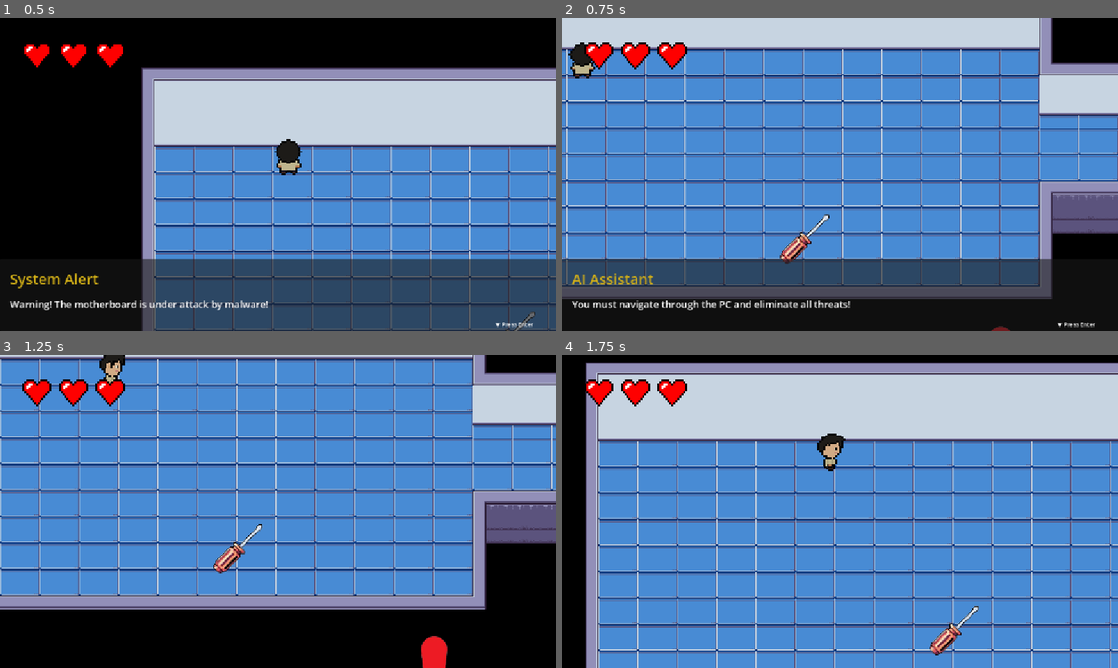
Above: before the commit, frames 1-4 (two rows, left to right).
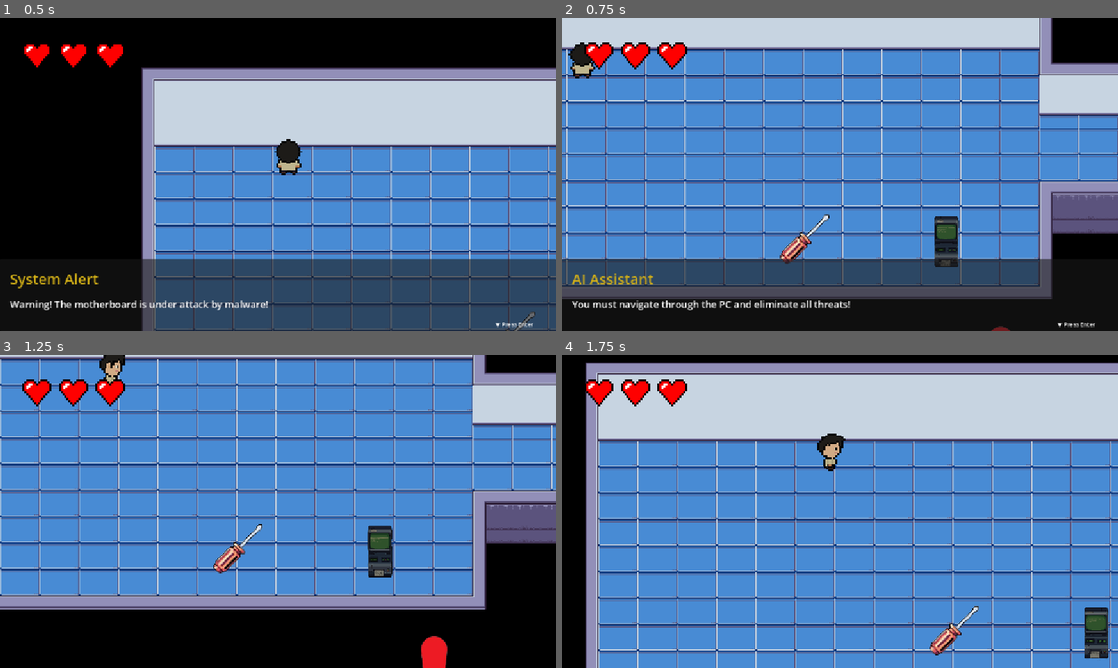
Above: after the commit, the same moments.

Repository: Toto-Iji/PixelRigSupaGodot
Game: Godot game, scene res://scenes/game/world.tscn
Same seed, same stepped clock (60 frames per second), same inputs: the game is played once before the commit and once after it. This scene is started directly instead of the project's main scene. The engine's default icon, where the game draws it, is replaced by a stand-in: a white triangle on a blue panel in a dark square.
Inputs (mouse positions are in pixels of both pictures, inside the frame that each line leads up to):
- Up to frame 1 (0.5 s): no input
- Up to frame 2 (0.75 s): tap Enter (ui_accept) at 0.5 s; move the mouse to (962, 158) at 0.52 s; hold D (Right) from 0.53 s (still down); hold E (Interact) from 0.53 s (still down); click (962, 158) at 0.67 s
- Up to frame 3 (1.25 s): keep holding D (Right); keep holding E (Interact); tap Enter (ui_accept) at 0.77, 0.8, 1.07 s
- Up to frame 4 (1.75 s): release D (Right) at 1.25 s; release E (Interact) at 1.25 s; drag from (728, 527) to (795, 442) at 1.27 s

Frame 1 is identical in both runs. In frame 2, 0.7% of the frame differs, in the area x 67-72%, y 63-80%; in frame 3, 0.7%, in the area x 66-71%, y 54-72%; in frame 4, 0.7%.

Commit message:
new commit

Diff:
--- /dev/null
+++ b/logintest/mission_terminal.gd
@@ -0,0 +1,88 @@
+extends StaticBody2D
+
+@onready var ui_layer = $TerminalUI
+
+# 🔗 Drag the SlidingDoor here (The Terminal unlocks the door now)
+@export var linked_door: Node2D
+
+var is_active: bool = false # NPC turns this true
+var is_ui_open: bool = false
+var has_unlocked_door: bool = false
+var player_ref = null
+
+func _ready():
+	if ui_layer:
+		ui_layer.visible = false
+
+	# Optional: Start dark or "Off" color
+	modulate = Color(0.5, 0.5, 0.5)
+
+# Called by the NPC when dialogue finishes
+func activate_terminal():
+	print("🔌 Terminal is now ONLINE")
+	is_active = true
+	modulate = Color(1, 1, 1) # Light up to show it's active
+
+# Called by Player.gd
+func interact():
+	if not is_active:
+		print("🚫 Terminal is Offline. Talk to the NPC first.")
+		# Optional: Add a tiny popup saying "System Offline"
+		return
+
+	if is_ui_open:
+		return
+
+	_open_ui()
+
+func _open_ui():
+	print("🖥️ Opening Mission Interface")
+	is_ui_open = true
+	if ui_layer:
+		ui_layer.visible = true
+
+	# Freeze Player
+	player_ref = get_tree().get_first_node_in_group("player")
+	if not player_ref:
+		player_ref = get_tree().get_first_node_in_group("Player")
+
+	if player_ref:
+		player_ref.can_move = false
+		player_ref.can_shoot = false
+		player_ref.velocity = Vector2.ZERO
+
+func _close_ui():
+	print("❌ Closing Mission Interface")
+	is_ui_open = false
+	if ui_layer:
+		ui_layer.visible = false
+
+	# Unfreeze Player
+	if player_ref:
+		player_ref.can_move = true
+		player_ref.can_shoot = true
+
+	# UNLOCK THE DOOR (Only do this once)
+	if not has_unlocked_door:
+		_unlock_door_sequence()
+
+func _unlock_door_sequence():
+	has_unlocked_door = true
+	if linked_door and linked_door.has_method("unlock_door"):
+		print("🔓 Terminal unlocking door...")
+		linked_door.unlock_door()
+
+		# Check if player is standing at the door
+		if linked_door.has_method("_on_area_body_entered") and player_ref:
+			var door_area = linked_door.get_node_or_null("Area2D")
+			if door_area and door_area.overlaps_body(player_ref):
+				linked_door._open_door()
+	else:
+		print("⚠️ Terminal not connected to door!")
+
+func _input(event):
+	if is_ui_open:
+		# Close on Interact or Escape/Enter
+		if event.is_action_pressed("Interact") or event.is_action_pressed("ui_accept") or event.is_action_pressed("ui_cancel"):
+			get_viewport().set_input_as_handled()
+			_close_ui()
--- a/logintest/scenes/computer_npc.tscn
+++ b/logintest/scenes/computer_npc.tscn
@@ -1,11 +1,12 @@
-[gd_scene load_steps=5 format=3 uid="uid://bylm5ooavv1"]
+[gd_scene load_steps=6 format=3 uid="uid://bylm5ooavv1"]
 
 [ext_resource type="Script" uid="uid://by6ewl5yeeeuo" path="res://scripts/computer_npc.gd" id="1_lyfn0"]
 [ext_resource type="Texture2D" uid="uid://byx6yhfs8uvk2" path="res://assets/download-removebg-preview (1).png" id="2_uw5nw"]
 [ext_resource type="PackedScene" uid="uid://c8n6rp60wn0vv" path="res://scenes/dialogue_layer.tscn" id="3_lj3sr"]
+[ext_resource type="Texture2D" uid="uid://bjbdcx5v4hj33" path="res://assets/controls.png" id="4_uw5nw"]
 
 [sub_resource type="RectangleShape2D" id="RectangleShape2D_opiqg"]
-size = Vector2(36, 66)
+size = Vector2(48, 42)
 
 [node name="ComputerNPC" type="StaticBody2D"]
 script = ExtResource("1_lyfn0")
@@ -20,3 +21,29 @@
 shape = SubResource("RectangleShape2D_opiqg")
 
 [node name="DialogueLayer" parent="." instance=ExtResource("3_lj3sr")]
+
+[node name="ControlsLayer" type="CanvasLayer" parent="."]
+visible = false
+
+[node name="ColorRect" type="ColorRect" parent="ControlsLayer"]
+anchors_preset = 15
+anchor_right = 1.0
+anchor_bottom = 1.0
+grow_horizontal = 2
+grow_vertical = 2
+color = Color(0, 0, 0, 0.588235)
+
+[node name="ControlsImage" type="TextureRect" parent="ControlsLayer"]
+anchors_preset = 8
+anchor_left = 0.5
+anchor_top = 0.5
+anchor_right = 0.5
+anchor_bottom = 0.5
+offset_left = -285.5
+offset_top = -160.5
+offset_right = 285.5
+offset_bottom = 160.5
+grow_horizontal = 2
+grow_vertical = 2
+texture = ExtResource("4_uw5nw")
+expand_mode = 1
--- a/logintest/scenes/game/level_2.tscn
+++ b/logintest/scenes/game/level_2.tscn
@@ -14,6 +14,7 @@
 [ext_resource type="Script" path="res://scenes/game/room_a.gd" id="11_rywa0"]
 [ext_resource type="Script" path="res://scenes/game/room_b.gd" id="11_wh2ag"]
 [ext_resource type="PackedScene" uid="uid://bylm5ooavv1" path="res://scenes/computer_npc.tscn" id="14_18c5o"]
+[ext_resource type="PackedScene" uid="uid://dnlcjjmd5e8gm" path="res://scenes/mission_terminal.tscn" id="15_ebldk"]
 
 [sub_resource type="TileSetAtlasSource" id="TileSetAtlasSource_x1lkl"]
 texture = ExtResource("1_doay6")
@@ -4802,8 +4803,12 @@
 offset_bottom = 576.0
 color = Color(0, 0, 0, 1)
 
-[node name="ComputerNPC" parent="." node_paths=PackedStringArray("linked_door") instance=ExtResource("14_18c5o")]
+[node name="ComputerNPC" parent="." node_paths=PackedStringArray("linked_terminal") instance=ExtResource("14_18c5o")]
 position = Vector2(609, 488)
+linked_terminal = NodePath("../MissionTerminal")
+
+[node name="MissionTerminal" parent="." node_paths=PackedStringArray("linked_door") instance=ExtResource("15_ebldk")]
+position = Vector2(0, 39)
 linked_door = NodePath("../TileMap/SlidingDoor")
 
 [editable path="TileMap/SlidingDoor"]
--- a/logintest/scenes/game/world.tscn
+++ b/logintest/scenes/game/world.tscn
@@ -22,22 +22,10 @@
 [ext_resource type="PackedScene" uid="uid://l73hgvkjc1y7" path="res://scenes/spike_ball.tscn" id="22_g3wwy"]
 [ext_resource type="Texture2D" uid="uid://cu28id2qdnyno" path="res://assets/bg.png" id="22_ssxqg"]
 
-[sub_resource type="RectangleShape2D" id="RectangleShape2D_fj7yv"]
-size = Vector2(1280, 20)
-
-[sub_resource type="RectangleShape2D" id="RectangleShape2D_tlwt5"]
-size = Vector2(1280, 20)
-
-[sub_resource type="RectangleShape2D" id="RectangleShape2D_aqk2v"]
-size = Vector2(20, 720)
-
-[sub_resource type="RectangleShape2D" id="RectangleShape2D_036b0"]
-size = Vector2(20, 720)
-
 [node name="World" type="Node2D"]
 script = ExtResource("1_ry518")
 
-[node name="Player" parent="." groups=["player"] instance=ExtResource("3_ssxqg")]
+[node name="Player" parent="." instance=ExtResource("3_ssxqg")]
 modulate = Color(0.822726, 0.792002, 0.699268, 1)
 z_index = 1
 position = Vector2(153, -109)
@@ -96,34 +84,6 @@
 offset_right = 40.0
 offset_bottom = 23.0
 
-[node name="Room" type="Node2D" parent="."]
-
-[node name="Wall Top" type="StaticBody2D" parent="Room"]
-position = Vector2(640, 0)
-
-[node name="CollisionShape2D" type="CollisionShape2D" parent="Room/Wall Top"]
-shape = SubResource("RectangleShape2D_fj7yv")
-
-[node name="WallBottom" type="StaticBody2D" parent="Room"]
-position = Vector2(640, 984)
-
-[node name="CollisionShape2D" type="CollisionShape2D" parent="Room/WallBottom"]
-position = Vector2(-6, -7)
-shape = SubResource("RectangleShape2D_tlwt5")
-
-[node name="WallLeft" type="StaticBody2D" parent="Room"]
-position = Vector2(0, 360)
-
-[node name="CollisionShape2D" type="CollisionShape2D" parent="Room/WallLeft"]
-shape = SubResource("RectangleShape2D_aqk2v")
-
-[node name="WallRight" type="StaticBody2D" parent="Room"]
-position = Vector2(1584, 360)
-
-[node name="CollisionShape2D" type="CollisionShape2D" parent="Room/WallRight"]
-position = Vector2(-319, -6)
-shape = SubResource("RectangleShape2D_036b0")
-
 [node name="Terminal" parent="." instance=ExtResource("5_kkypk")]
 position = Vector2(980, 203)
 scale = Vector2(0.3, 0.3)
@@ -244,6 +204,9 @@
 [node name="level2" parent="." instance=ExtResource("21_g0bee")]
 position = Vector2(2944, -408)
 
+[node name="MissionTerminal" parent="level2" index="5"]
+position = Vector2(783, 491)
+
 [node name="SpikeBall" parent="." instance=ExtResource("22_g3wwy")]
 position = Vector2(4349, 1062)
 
--- /dev/null
+++ b/logintest/scenes/mission_terminal.tscn
@@ -0,0 +1,51 @@
+[gd_scene load_steps=4 format=3 uid="uid://dnlcjjmd5e8gm"]
+
+[ext_resource type="Script" uid="uid://cekdpan7c0h6w" path="res://mission_terminal.gd" id="1_yaycs"]
+[ext_resource type="Texture2D" uid="uid://syftps42htr4" path="res://assets/terminal.png" id="2_mlxxh"]
+
+[sub_resource type="RectangleShape2D" id="RectangleShape2D_yaycs"]
+size = Vector2(36, 69)
+
+[node name="MissionTerminal" type="StaticBody2D"]
+script = ExtResource("1_yaycs")
+
+[node name="Sprite2D" type="Sprite2D" parent="."]
+scale = Vector2(0.3, 0.3)
+texture = ExtResource("2_mlxxh")
+
+[node name="CollisionShape2D" type="CollisionShape2D" parent="."]
+position = Vector2(0, -1.5)
+shape = SubResource("RectangleShape2D_yaycs")
+
+[node name="TerminalUI" type="CanvasLayer" parent="."]
+
+[node name="TextureRect" type="TextureRect" parent="TerminalUI"]
+anchors_preset = 8
+anchor_left = 0.5
+anchor_top = 0.5
+anchor_right = 0.5
+anchor_bottom = 0.5
+offset_left = -64.0
+offset_top = -128.0
+offset_right = 64.0
+offset_bottom = 128.0
+grow_horizontal = 2
+grow_vertical = 2
+scale = Vector2(0.5, 0.5)
+
+[node name="RichTextLabel" type="RichTextLabel" parent="TerminalUI/TextureRect"]
+layout_mode = 1
+anchors_preset = 8
+anchor_left = 0.5
+anchor_top = 0.5
+anchor_right = 0.5
+anchor_bottom = 0.5
+offset_left = -226.0
+offset_top = -67.0
+offset_right = 139.0
+offset_bottom = 68.0
+grow_horizontal = 2
+grow_vertical = 2
+theme_override_font_sizes/normal_font_size = 32
+text = "This is the mission terminal. Your missions appear here."
+fit_content = true
--- a/logintest/scripts/computer_npc.gd
+++ b/logintest/scripts/computer_npc.gd
@@ -1,80 +1,90 @@
 extends StaticBody2D
 
 @onready var dialogue_ui = $DialogueLayer
+@onready var controls_layer = $ControlsLayer
 
-# 🔗 Drag your SlidingDoor node here in the Inspector
-@export var linked_door: Node2D
+# 🔗 Drag the MISSION TERMINAL here (Not the door!)
+@export var linked_terminal: Node2D
 
-# We DO NOT use @export for text to prevent Inspector bugs
 var story_lines: Array[String] = [
-	"You noticed a PC on top of the desk... powering on.",
-	"Welcome back, Professor Ad— wait. You’re... not him. Interesting. You have his eyes, though. You must be his grandchild.",
-	"Professor Francis Adler. Founder of the Mind Sync System. It’s been twenty years since he last logged into this tester account.",
-	"He built all of this, you know — PixelRig, the entire learning framework, every module, every tool. Looks like you inherited his problem-solving skills.",
-	"If you found this device in a hidden room, then he wanted someone like you to discover it.",
-	"The system you’ve synced with contains everything about computers—",
-	"how they work, how to assemble them, how to truly understand them.",
-	"If you're ready...check out the TERMINAL"
+	"*You noticed a PC on top of the desk... powering on.*",
+	"Welcome back, Professor Ad— wait. You’re... not him.",
+	"If you found this device, then he wanted someone like you to discover it.",
+	"The system you’ve synced with contains everything about computers.",
+	"If you're ready... check out the TERMINAL to receive your first mission."
 ]
 
-var unlocked_lines: Array[String] = [
-	"Access granted. You can now proceed to the next room."
+# Dialogue if you talk to NPC again
+var post_activation_lines: Array[String] = [
+	"The terminal is active. Access your mission objectives there."
 ]
 
-var has_unlocked_door: bool = false
+var is_terminal_active: bool = false
 var player_ref = null
+var is_showing_controls: bool = false
 
 func _ready():
 	if has_node("DialogueLayer"):
 		dialogue_ui.dialogue_finished.connect(_on_dialogue_finished)
 
-	# Debug Check
-	if linked_door == null:
-		print("❌ CRITICAL ERROR: 'Linked Door' is empty! Click ComputerNPC in the scene and assign the Door node.")
-	else:
-		print("✅ NPC connected to door: ", linked_door.name)
+	if controls_layer:
+		controls_layer.visible = false
+
+	if linked_terminal == null:
+		print("⚠️ WARNING: NPC 'Linked Terminal' is empty in Inspector!")
 
 func interact():
+	if is_showing_controls: return
+
 	player_ref = get_tree().get_first_node_in_group("player")
-	if not player_ref:
-		player_ref = get_tree().get_first_node_in_group("Player")
+	if not player_ref: player_ref = get_tree().get_first_node_in_group("Player")
 
 	if player_ref:
 		player_ref.can_move = false
 		player_ref.can_shoot = false
 		player_ref.velocity = Vector2.ZERO
 
-	# Send the correct text
-	if has_unlocked_door:
-		print("sending unlocked lines: ", unlocked_lines.size())
-		dialogue_ui.start_dialogue(unlocked_lines)
+	# Choose dialogue based on progress
+	if is_terminal_active:
+		dialogue_ui.start_dialogue(post_activation_lines)
 	else:
-		print("sending story lines: ", story_lines.size())
 		dialogue_ui.start_dialogue(story_lines)
 
 func _on_dialogue_finished():
+	if not is_terminal_active:
+		# First time: Show controls image
+		_show_controls_popup()
+	else:
+		# Just unfreeze
+		_unfreeze_player()
+
+func _show_controls_popup():
+	is_showing_controls = true
+	if controls_layer:
+		controls_layer.visible = true
+
+func _close_controls_popup():
+	is_showing_controls = false
+	if controls_layer:
+		controls_layer.visible = false
+
+	# ACTIVATE TERMINAL
+	if not is_terminal_active:
+		is_terminal_active = true
+		if linked_terminal and linked_terminal.has_method("activate_terminal"):
+			linked_terminal.activate_terminal()
+		else:
+			print("❌ Error: Linked Terminal is missing or script is wrong.")
+
+	_unfreeze_player()
+
+func _unfreeze_player():
 	if player_ref:
 		player_ref.can_move = true
 		player_ref.can_shoot = true
 
-	if not has_unlocked_door:
-		has_unlocked_door = true
-		print("🔓 Attempting to unlock door...")
-
-		if linked_door:
-			if linked_door.has_method("unlock_door"):
-				linked_door.unlock_door()
-				# Force an update in case player is standing in it
-				_update_door_state()
-			else:
-				print("❌ ERROR: The linked node exists but does not have 'unlock_door()'. Check sliding_door.gd script.")
-		else:
-			print("❌ ERROR: Cannot unlock. 'Linked Door' is NULL.")
-
-# Helper to handle if player is already standing at the door
-func _update_door_state():
-	if linked_door.has_method("_on_area_body_entered") and player_ref:
-		# We simulate the player entering the door area again to trigger the open
-		var door_area = linked_door.get_node_or_null("Area2D")
-		if door_area and door_area.overlaps_body(player_ref):
-			linked_door._open_door()
+func _input(event):
+	if is_showing_controls:
+		if event.is_action_pressed("Interact") or event.is_action_pressed("ui_accept"):
+			get_viewport().set_input_as_handled()
+			_close_controls_popup()
Binary file added: logintest/assets/controls.png
Not shown, added: logintest/assets/controls.png.import
Binary file added: logintest/assets/terminal.png
Not shown, added: logintest/assets/terminal.png.import
Not shown, added: logintest/mission_terminal.gd.uid
Not shown: 1 places in logintest/scenes/game/level_2.tscn that only renumber resources
Not shown: 1 places in logintest/scenes/game/world.tscn that only renumber resources
